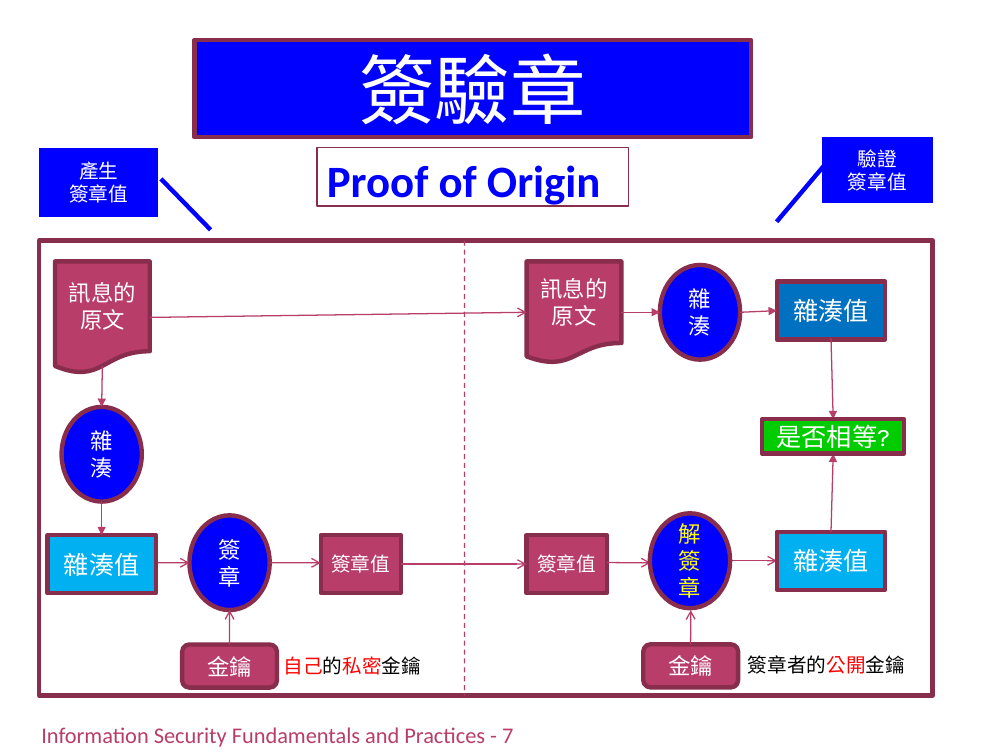
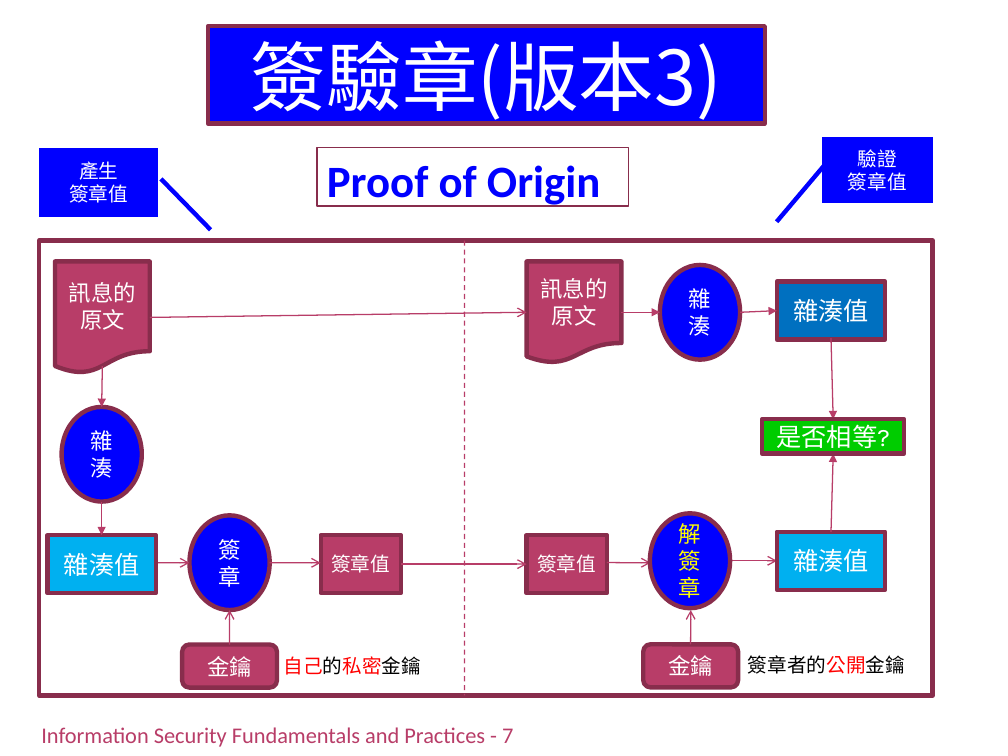
Before and after one commit to chih-chengwu/Information-Security-Markdown, a slide deck: slide 44 of 正本/Ch6_基礎密碼學(潘天佑的第7章).pptx (slide 47 before the commit). Drawn at 1008x756 pixels with LibreOffice and Linux fonts; fonts in the diff are those of the drawing; background and template pictures are left out. Boxes give left, top, right and bottom in pixels: in the first picture for what was removed or moved away, otherwise in the second. Text is boxed around its words. In the diff, an @@ line names an element or a change of style, - is before the commit and + after.

```diff
--- a/正本/Ch6_基礎密碼學(潘天佑的第7章).pptx
+++ b/正本/Ch6_基礎密碼學(潘天佑的第7章).pptx
@@ rectangle "簽驗章(版本3)": place and size @@
-rectangle "簽驗章(版本3)" at bbox=[195, 40, 751, 137]
+rectangle "簽驗章(版本3)" at bbox=[208, 26, 764, 123]
@@ text in rectangle at bbox=[251, 27, 722, 123]: text changed @@
-簽驗章
+簽驗章(版本3)
```
Also in this commit, not shown: 18 other slides changed, 2 slides added, 2 slides removed, 5 other files.
